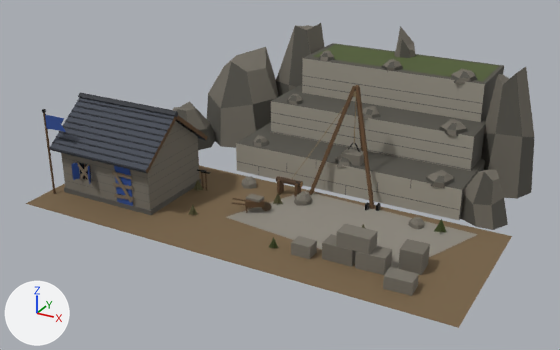
One commit to the glTF model game/assets/modelle/steinbruch.glb: the scene before it, then after it.
Both versions are drawn from a 50 mm lens placed at (16.8, -33.4, 16.8), pointed at (-0.6, -1.6, 0.9). Arrows for +X, +Y and +Z are at lower left; the lights stay in place. The picture after the commit comes second. Vertices at exactly the same position are counted once.

The scene before the commit, as lines of its bpy script (objects in view):
```python
ob_arbeit = bpy.data.objects.new('Arbeit', me_arbeit)
ob_arbeit.location = (0.0, 0.0, 0.0)
ob_fahne = bpy.data.objects.new('Fahne', me_fahne)
ob_fahne.location = (0.0, 0.0, 0.0)
ob_haus = bpy.data.objects.new('Haus', me_haus)
ob_haus.location = (0.0, 0.0, 0.0)
ob_leerstand = bpy.data.objects.new('Leerstand', me_leerstand)
ob_leerstand.location = (0.0, 0.0, 0.0)
```
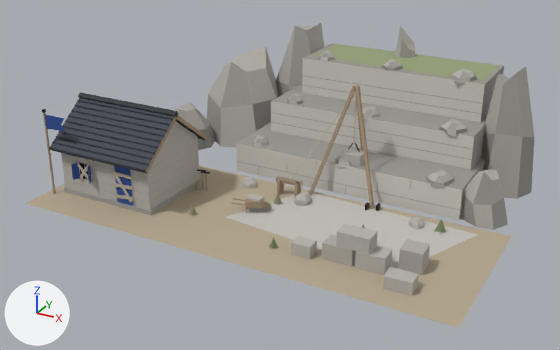
The change, as a list of edits to the scene's bpy script:
```text
Change mat_hausfarbe:
    where n0 = _N.new('ShaderNodeBsdfPrincipled'); n0.name = 'Principled BSDF'
    remove n0.inputs[0].default_value = (0.0272, 0.0732, 0.296, 1.0)  # 'Base Color', blue #2e4c94
    add n2 = _N.new('ShaderNodeMix'); n2.name = 'Mix'
    add n2.data_type = 'RGBA'
    add n2.blend_type = 'MULTIPLY'
    add n2.inputs[0].default_value = 1.0  # 'Factor'
    add n2.inputs[7].default_value = (0.0272, 0.0732, 0.296, 1.0)  # 'B', blue #2e4c94
    add n3 = _N.new('ShaderNodeVertexColor'); n3.name = 'Color Attribute'
    add _L.new(n2.outputs[2], n0.inputs[0])  # 'Result' to 'Base Color'
    add _L.new(n3.outputs[0], n2.inputs[6])  # 'Color' to 'A'
Change mat_schiefer:
    where n0 = _N.new('ShaderNodeBsdfPrincipled'); n0.name = 'Principled BSDF'
    remove n0.inputs[0].default_value = (0.0593, 0.0684, 0.089, 1.0)  # 'Base Color', greyish blue #454a54
    add n2 = _N.new('ShaderNodeMix'); n2.name = 'Mix'
    add n2.data_type = 'RGBA'
    add n2.blend_type = 'MULTIPLY'
    add n2.inputs[0].default_value = 1.0  # 'Factor'
    add n2.inputs[7].default_value = (0.0593, 0.0684, 0.089, 1.0)  # 'B', greyish blue #454a54
    add n3 = _N.new('ShaderNodeVertexColor'); n3.name = 'Color Attribute'
    add _L.new(n2.outputs[2], n0.inputs[0])  # 'Result' to 'Base Color'
    add _L.new(n3.outputs[0], n2.inputs[6])  # 'Color' to 'A'
Add mat_farben:
    mat_farben = bpy.data.materials.new('Farben')
    mat_farben.use_nodes = True; mat_farben.node_tree.nodes.clear()
    _N = mat_farben.node_tree.nodes; _L = mat_farben.node_tree.links
    n0 = _N.new('ShaderNodeBsdfPrincipled'); n0.name = 'Principled BSDF'
    n0.inputs[2].default_value = 0.9  # 'Roughness'
    n1 = _N.new('ShaderNodeOutputMaterial'); n1.name = 'Material Output'
    n2 = _N.new('ShaderNodeVertexColor'); n2.name = 'Color Attribute'
    _L.new(n0.outputs[0], n1.inputs[0])  # 'BSDF' to 'Surface'
    _L.new(n2.outputs[0], n0.inputs[0])  # 'Color' to 'Base Color'
Change me_arbeit:
    where me_arbeit.from_pydata(...)  # 270 vertices, 344 faces; spans x -4.65..8.72, y -7.83..2.08, z -0.04..5.64
    me_arbeit part 1: 120 faces spanning x -4.39..4.38, y -4.97..2.08, z -0.04..5.64 switch from mat_holz (brown #61472e) to mat_farben
    me_arbeit part 2: 30 faces spanning x 0.08..2.75, y -1.71..0.35, z 0.89..5.4 switch from mat_seil (brown #8c7a59) to mat_farben
    me_arbeit part 3: 60 faces spanning x -0.98..8.72, y -7.83..0.55, z 0.0..2.15 switch from mat_bruchstein (grey #787369) to mat_farben
    me_arbeit part 4: 10 faces spanning x -0.7..0.7, y -1.94..-1.64, z 0.62..0.91 switch from mat_rinde (brown #4c3826) to mat_farben
    me_arbeit part 5: 20 faces spanning x 4.3..8.52, y -6.85..-5.08, z 0.0..1.0 switch from mat_fels (grey #706b61) to mat_farben
    me_arbeit part 6: 24 faces spanning x -0.36..0.12, y -4.09..-3.78, z 0.0..0.5 switch from mat_holz_alt (brown #544533) to mat_farben
    remove me_arbeit.materials.append(mat_scheitholz)  # brown #997a54
Change me_haus:
    where me_haus.from_pydata(...)  # 858 vertices, 1078 faces; spans x -11.0..11.0, y -9.0..9.0, z -0.1..7.0
    me_haus part 7
    74 faces are deleted
    8 new faces join them, mat_schiefer
    32 new faces join them, mat_schieferkante
    34 new faces join them, mat_farben
    me_haus part 8: 2 faces spanning x -11.0..11.0, y -9.0..-0.8, z 0.0 switch from mat_erde_hell (brown #786347) to mat_farben
    me_haus part 9: 2 faces spanning x -1.5..9.6, y -6.5..-1.0, z 0.0 switch from mat_splitt (grey #8f8a7f) to mat_farben
    me_haus part 10: 234 faces spanning x -10.3..10.7, y -0.5..9.0, z -0.1..7.0 switch from mat_fels_dunkel (dark grey #54524a) to mat_farben
    me_haus part 11: 6 faces spanning x -4.0..8.4, y -0.4..4.2, z 0.0..5.4 switch from mat_schnittstein (grey #a19b8f) to mat_farben
    me_haus part 12: 327 faces spanning x -10.3..10.5, y -2.7..9.0, z -0.1..7.0 switch from mat_fels (grey #706b61) to mat_farben
    me_haus part 13: 108 faces spanning x -10.2..8.4, y -7.0..4.2, z 0.0..4.4 switch from mat_fuge (dark grey #66635e) to mat_farben
    me_haus part 14: 2 faces spanning x -2.1..7.6, y 4.6..7.9, z 5.4 switch from mat_gras (dark green #4f5c30) to mat_farben
    me_haus part 15: 73 faces spanning x -10.2..7.2, y -7.0..-1.3, z -0.1..4.3 switch from mat_bruchstein (grey #787369) to mat_farben
    me_haus part 16: 2 faces spanning x -10.2..-4.8, y -7.1, z 0.0..0.2 switch from mat_bruchstein_dunkel (dark grey #595752) to mat_farben
    me_haus part 17: 110 faces spanning x -10.5..-4.5, y -7.5..-2.3, z 1.0..4.5 switch from mat_holz (brown #61472e) to mat_farben
Change me_leerstand:
    where me_leerstand.from_pydata(...)  # 98 vertices, 70 faces; spans x -9.2..8.3, y -7.2..4.8, z 0.0..2.0
    me_leerstand part 18: all 50 faces that had it switch from mat_bretter (brown #756957) to mat_farben
    me_leerstand part 19: all 12 faces that had it switch from mat_moos (dark yellow #666342) to mat_farben
    me_leerstand part 20: all 8 faces that had it switch from mat_gras (dark green #4f5c30) to mat_farben
```

Boxes [x1, y1, x2, y2] around the edits, measured in the pictures (560 x 350 px; the box of a moved part takes in the faces that stretch with it):
'Haus', recoloured, surface changed (lighter)
    both: [26, 23, 535, 328]
'Fahne', recoloured (lighter)
    both: [42, 110, 56, 194]
part 1 of me_arbeit, recoloured
    both: [201, 85, 374, 213]
part 2 of me_arbeit, recoloured
    both: [292, 90, 356, 179]
part 3 of me_arbeit, recoloured
    both: [246, 148, 419, 296]
part 4 of me_arbeit, recoloured
    both: [276, 176, 303, 187]
part 5 of me_arbeit, recoloured (lighter)
    both: [322, 234, 430, 275]
part 6 of me_arbeit, recoloured
    both: [262, 201, 272, 211]
part 7 of me_haus, moved or reshaped
    both: [52, 101, 201, 215]
part 8 of me_haus, recoloured (lighter)
    both: [26, 165, 512, 328]
part 9 of me_haus, recoloured (lighter)
    both: [226, 191, 478, 271]
part 10 of me_haus, recoloured (dark grey to grey)
    both: [177, 26, 535, 230]
part 11 of me_haus, recoloured (lighter)
    both: [236, 58, 485, 220]
part 12 of me_haus, recoloured
    both: [173, 23, 534, 230]
part 13 of me_haus, recoloured
    both: [62, 75, 482, 210]
part 14 of me_haus, recoloured (dark green to green)
    both: [314, 44, 499, 81]
part 15 of me_haus, recoloured
    both: [61, 121, 424, 229]
part 16 of me_haus, recoloured (dark grey to grey)
    both: [64, 188, 151, 215]
part 17 of me_haus, recoloured
    both: [84, 116, 208, 178]
part 18 of me_leerstand, recoloured (lighter)
    both: [77, 162, 134, 203]
part 19 of me_leerstand, recoloured
    before: [189, 180, 365, 228]
    after: [189, 193, 365, 228]
part 20 of me_leerstand, recoloured
    before: [269, 219, 446, 248]
    after: [194, 180, 446, 248]
